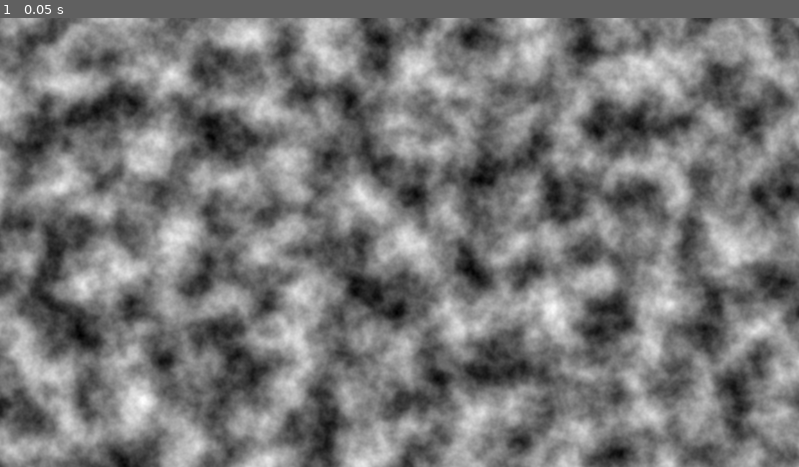
Above: before the commit, frame 1.
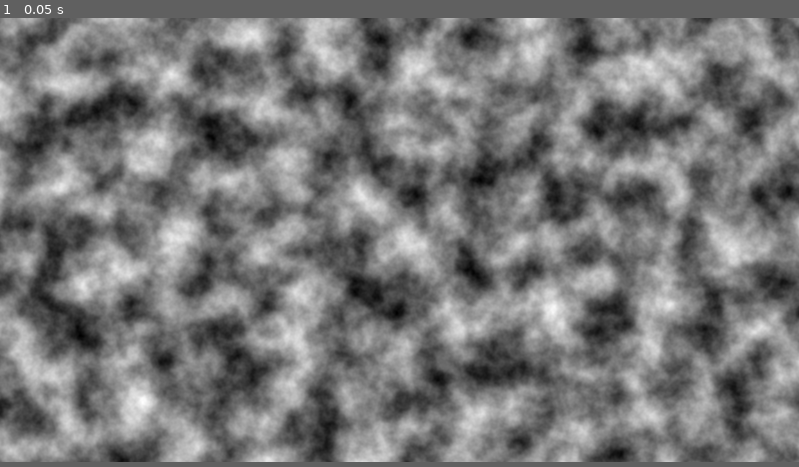
Above: after the commit, the same moment.

Repository: Zishan-Rahman/GD4NoiseRPG
Game: Godot game, scene res://NoiseSprite.tscn
Two runs of this game, one before a commit and one after it. Both use one fixed random seed, a clock stepped at 60 frames per second and the inputs below.
Inputs:
- Up to frame 1 (0.05 s): no input
The window is 799x449 before the commit and 799x444 after it. Grey fills any space a smaller window leaves; there, only what the larger window draws over its background counts as a difference.

The runs differ from the first frame. In frame 1, 0.7% of the frame differs, in the area x 0-100%, y 98-100%.

Commit message:
Organise project structure

Diff:
--- a/NoiseSprite.tscn
+++ b/NoiseSprite.tscn
@@ -1,15 +1,18 @@
-[gd_scene load_steps=4 format=3 uid="uid://dcu2317ry746m"]
+[gd_scene load_steps=5 format=3 uid="uid://dcu2317ry746m"]
 
 [ext_resource type="Script" path="res://NoiseSprite.gd" id="1_efris"]
+[ext_resource type="PackedScene" uid="uid://d4jdcavluwx6s" path="res://tile_map.tscn" id="2_l6u25"]
 
 [sub_resource type="FastNoiseLite" id="FastNoiseLite_fgpa7"]
 
 [sub_resource type="NoiseTexture2D" id="NoiseTexture2D_1km8s"]
 width = 1152
-height = 648
+height = 640
 noise = SubResource("FastNoiseLite_fgpa7")
 
 [node name="NoiseSprite" type="Sprite2D"]
 texture = SubResource("NoiseTexture2D_1km8s")
 centered = false
 script = ExtResource("1_efris")
+
+[node name="TileMap" parent="." instance=ExtResource("2_l6u25")]
--- a/project.godot
+++ b/project.godot
@@ -14,3 +14,7 @@
 run/main_scene="res://NoiseSprite.tscn"
 config/features=PackedStringArray("4.0", "Forward Plus")
 config/icon="res://icon.svg"
+
+[display]
+
+window/size/viewport_height=640
--- /dev/null
+++ b/tile_map.tscn
@@ -0,0 +1,4 @@
+[gd_scene format=3 uid="uid://d4jdcavluwx6s"]
+
+[node name="TileMap" type="TileMap"]
+format = 2
Binary file added: snow-expansion.png
Not shown, added: snow-expansion.png.import
